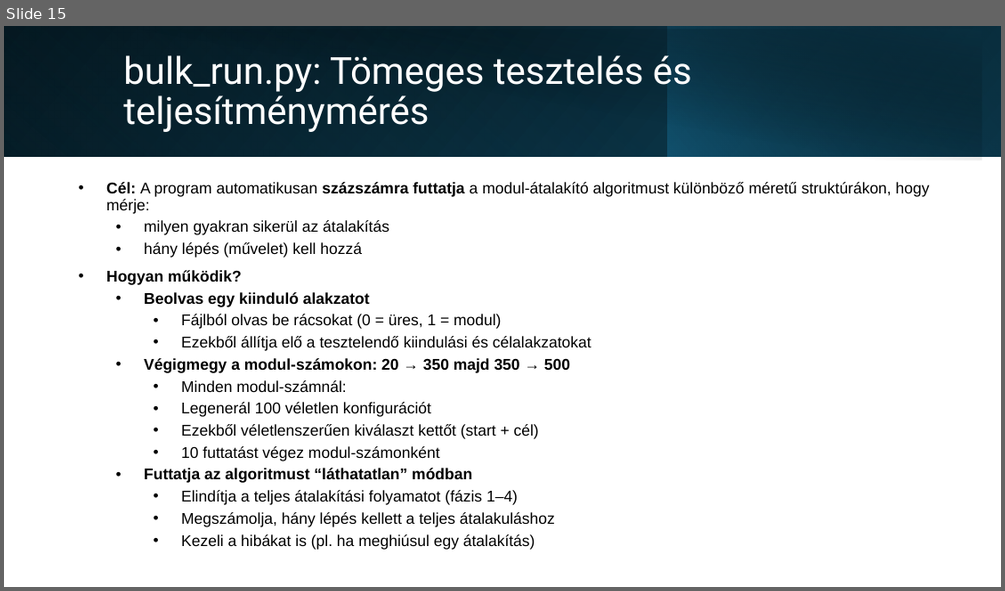
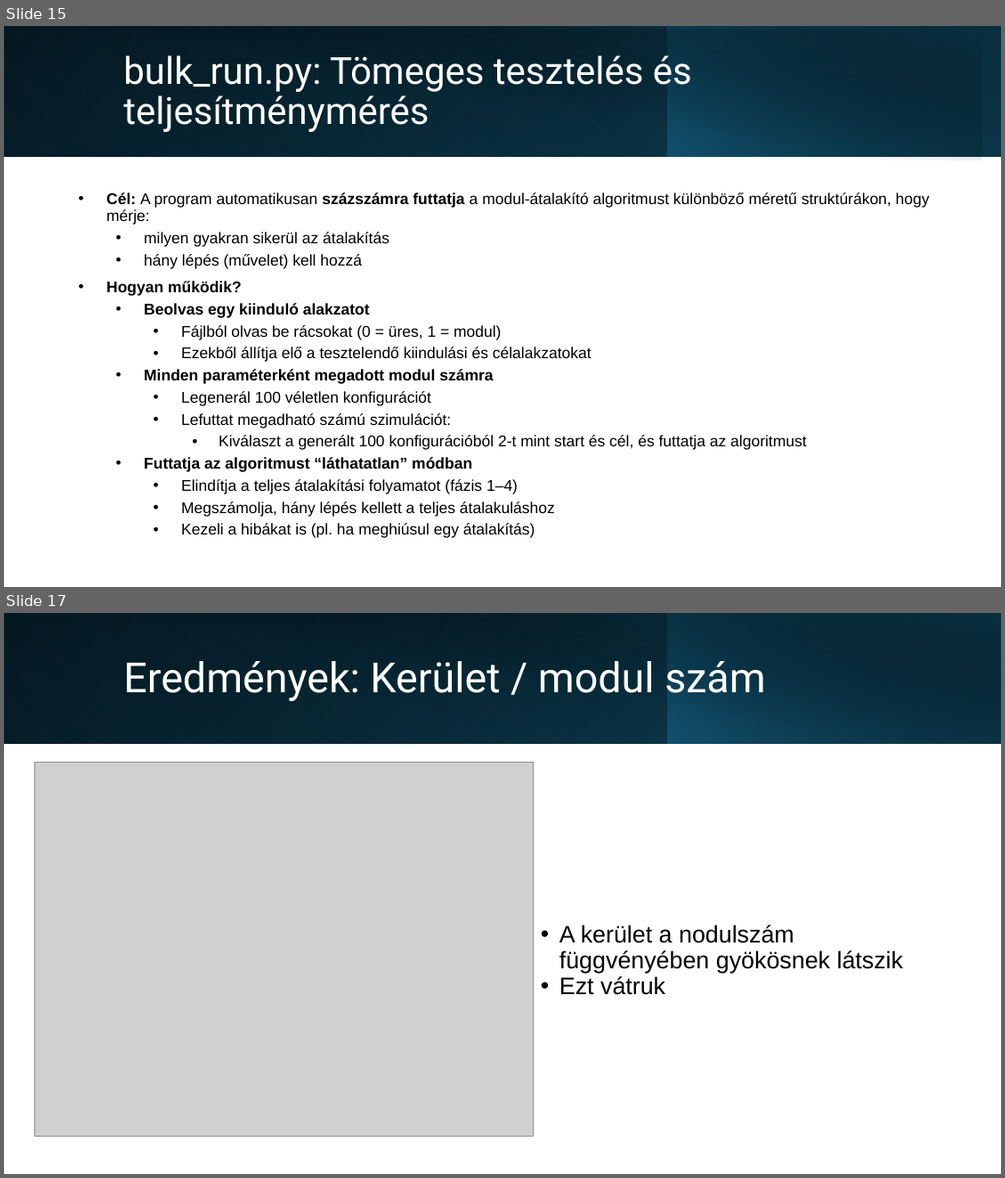
Before and after one commit to xlykoi/Szamitogepes-halozatok, a slide deck: Short_presentation.pptx. Shown one above the other, each under a label of ours: slide 15 before the commit, slides 15 and 17 after it; the slides between them are not shown. The pictures are 1005x591 and 1005x1178 pixels, drawn with LibreOffice and Linux fonts; fonts in the diff are those of the drawing; grey boxes stand for pictures. Boxes give left, top, right and bottom in pixels: in the first picture for what was removed or moved away, otherwise in the second. Text is boxed around its words. In the diff, an @@ line names an element or a change of style, - is before the commit and + after.

```diff
--- a/Short_presentation.pptx
+++ b/Short_presentation.pptx
@@ slide 17 added at (x1=4, y1=613, x2=1001, y2=1174), background #FFFFFF @@
@@ rectangle added at (x1=4, y1=613, x2=1001, y2=743), fill gradient #000000 to #0F4861 @@
@@ rectangle added at (x1=4, y1=613, x2=668, y2=743), fill gradient #156082 to #0A3041 @@
@@ rectangle added at (x1=41, y1=613, x2=1001, y2=744), fill gradient #000000 to #0A3041 @@
@@ rectangle added at (x1=667, y1=613, x2=1001, y2=743), fill gradient #156082 to #000000 @@
@@ title added at (x1=123, y1=661, x2=765, y2=701), 40 pt, text #FFFFFF @@
+Eredmények: Kerület / modul szám
@@ picture added at (x1=34, y1=762, x2=534, y2=1135) @@
@@ text added at (x1=559, y1=925, x2=904, y2=995), 23 pt, text #000000 @@
+• A kerület a nodulszám függvényében gyökösnek látszik
+• Ezt vátruk
@@ slide 15 changed as well @@
@@ text at (x1=144, y1=369, x2=493, y2=384): text changed @@
-  • Végigmegy a modul-számokon: 20 → 350 majd 350 → 500
-    • Minden modul-számnál:
+  • Minden paraméterként megadott modul számra
@@ text at (x1=181, y1=413, x2=806, y2=450): text changed @@
-    • Ezekből véletlenszerűen kiválaszt kettőt (start + cél)
-    • 10 futtatást végez modul-számonként
+    • Lefuttat megadható számú szimulációt:
+      • Kiválaszt a generált 100 konfigurációból 2-t mint start és cél, és futtatja az algoritmust
```
Also in this commit, not shown: 5 other slides changed, 4 other slides added, 1 slide removed.
